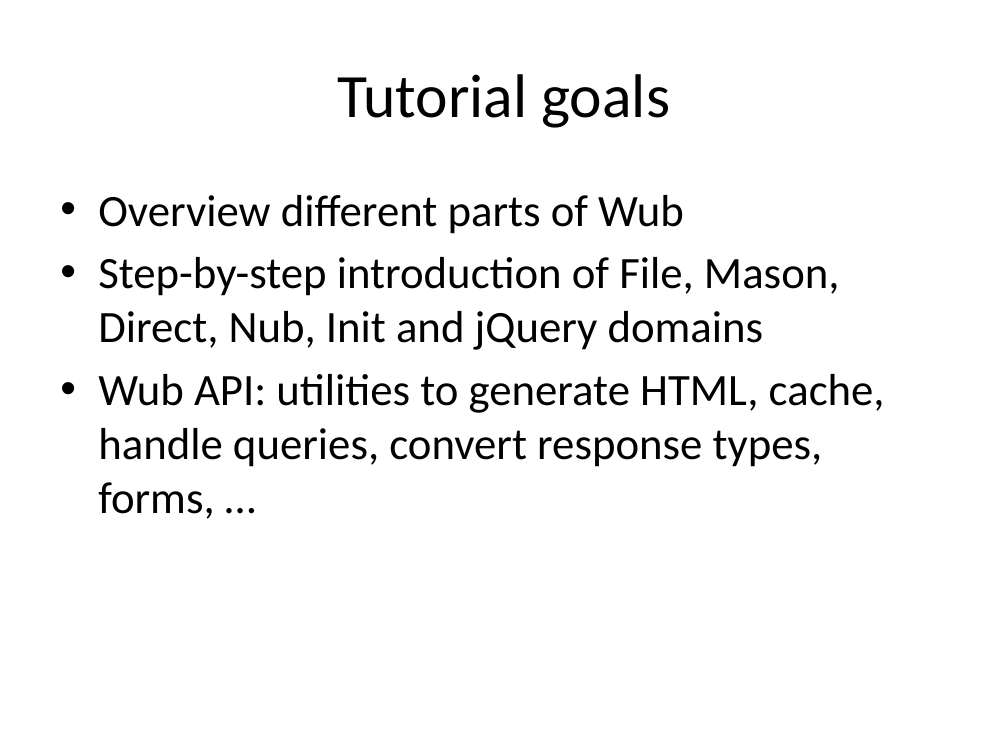
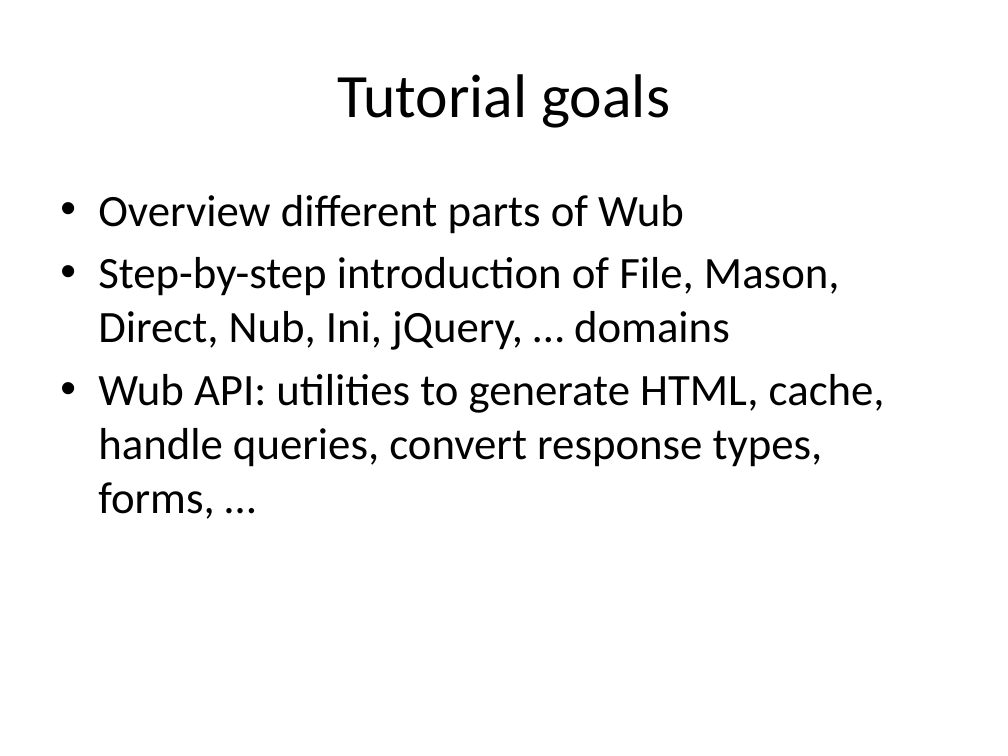
Before and after one commit to jdc8/wubwikit, a slide deck: slide 7 of wubexamples/Lets_Wub.pptx. Drawn at 1008x756 pixels with LibreOffice and Linux fonts; fonts in the diff are those of the drawing; background and template pictures are left out. Boxes give left, top, right and bottom in pixels: in the first picture for what was removed or moved away, otherwise in the second. Text is boxed around its words. In the diff, an @@ line names an element or a change of style, - is before the commit and + after.

```diff
--- a/wubexamples/Lets_Wub.pptx
+++ b/wubexamples/Lets_Wub.pptx
@@ text at (98, 257, 840, 350): text changed @@
-• Step-by-step introduction of File, Mason, Direct, Nub, Init and jQuery domains
+• Step-by-step introduction of File, Mason, Direct, Nub, Ini, jQuery, … domains
```
Also in this commit, not shown: 19 other slides changed.
